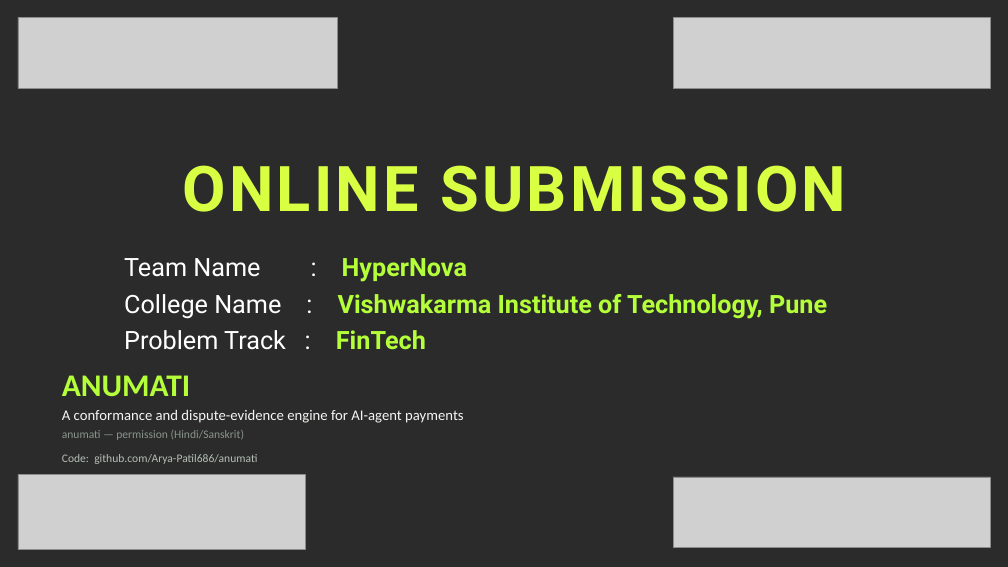
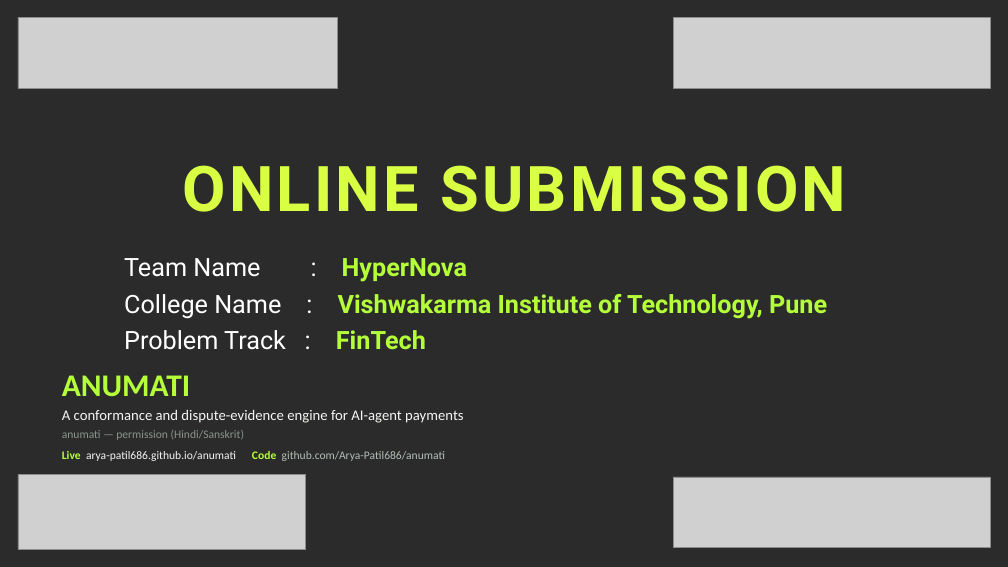
Before and after one commit to Arya-Patil686/anumati, a slide deck: slide 1 of submission/HyperNova_ANUMATI_KHacks4.pptx. Drawn at 1008x567 pixels with LibreOffice and Linux fonts; fonts in the diff are those of the drawing; grey boxes stand for pictures; background and template pictures are left out; a plain dark background stands for a picture behind light text. Boxes give left, top, right and bottom in pixels: in the first picture for what was removed or moved away, otherwise in the second. Text is boxed around its words. In the diff, an @@ line names an element or a change of style, - is before the commit and + after.

Commit message:
Put the live console link on the deck
The cover and the team slide now lead with the hosted URL, and the team
slide says in one line what it is: a recorded session of the real engine,
with the local run beside it for anyone who wants to type their own
instruction.

CLAUDE.md gains the rule that goes with it — the recording is part of the
change that alters what the engine answers, or the site starts lying.

```diff
--- a/submission/HyperNova_ANUMATI_KHacks4.pptx
+++ b/submission/HyperNova_ANUMATI_KHacks4.pptx
@@ text at box(62, 451, 445, 461): text changed @@
-Code: github.com/Arya-Patil686/anumati
+Live arya-patil686.github.io/anumati Code github.com/Arya-Patil686/anumati
```
Also in this commit, not shown: 1 other slide changed, 3 other files.
